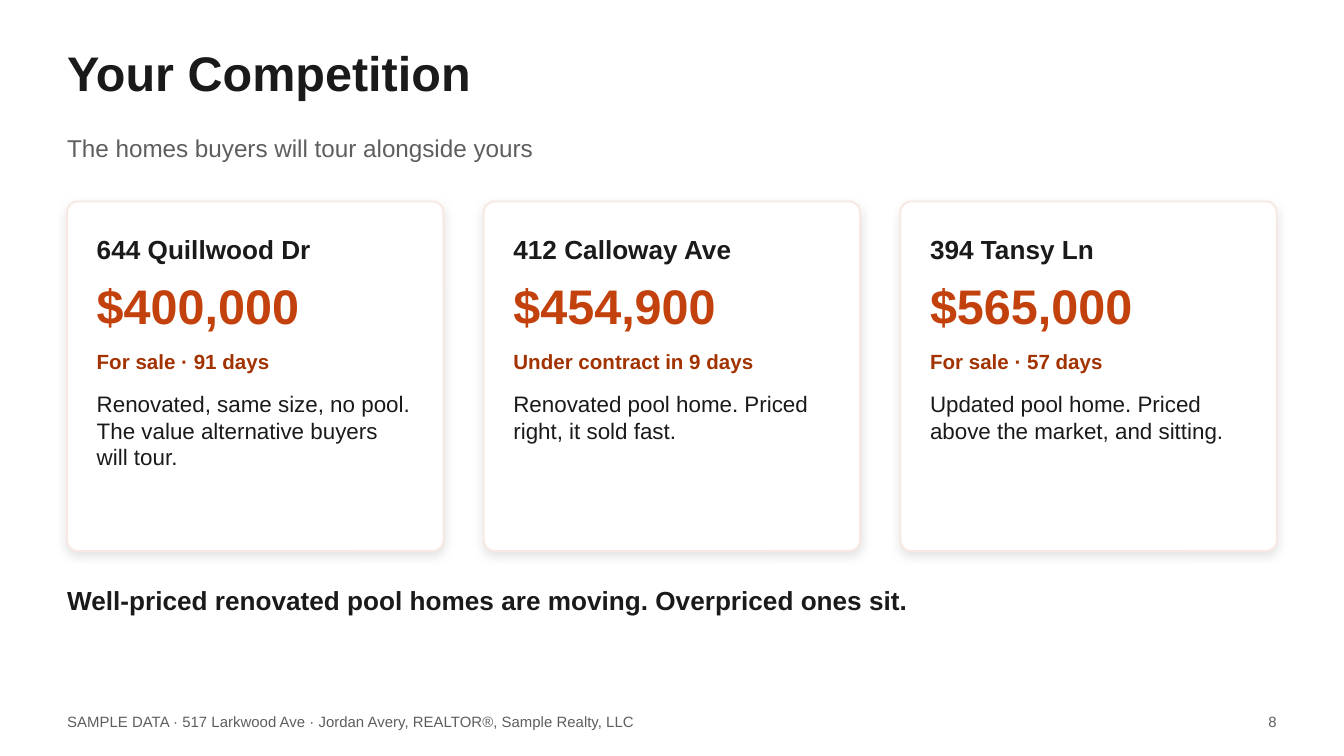
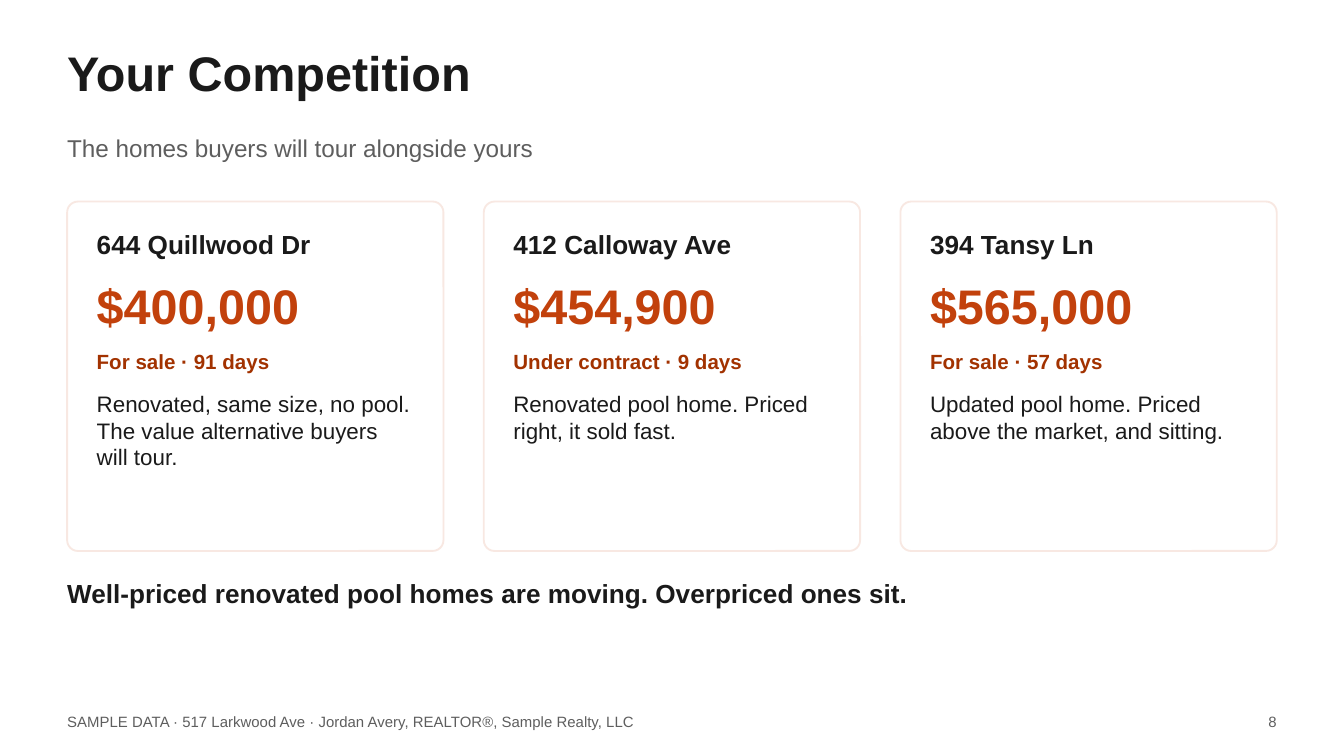
Before and after one commit to axelrivera/real-estate-skills, a slide deck: slide 8 of samples/seller-cma/517-Larkwood-Ave-Listing-Presentation.pptx. Drawn at 1344x756 pixels with LibreOffice and Linux fonts; fonts in the diff are those of the drawing. Boxes give left, top, right and bottom in pixels: in the first picture for what was removed or moved away, otherwise in the second. Text is boxed around its words. In the diff, an @@ line names an element or a change of style, - is before the commit and + after.

```diff
--- a/samples/seller-cma/517-Larkwood-Ave-Listing-Presentation.pptx
+++ b/samples/seller-cma/517-Larkwood-Ave-Listing-Presentation.pptx
@@ shadow off in 3 elements at (67, 202, 444, 551), (484, 202, 860, 551), (900, 202, 1277, 551) @@
@@ vertical alignment middle to top in 3 elements at (97, 235, 310, 259), (513, 235, 731, 260), (930, 235, 1094, 260) @@
@@ text at (513, 354, 742, 374): text changed @@
-Under contract in 9 days
+Under contract · 9 days
@@ text "Well-priced renovated pool homes are ...": place and size @@
-text "Well-priced renovated pool homes are ..." at (67, 591, 907, 616)
+text "Well-priced renovated pool homes are ..." at (67, 584, 907, 609)
```
Also in this commit, not shown: 13 other slides changed, 49 other files.
